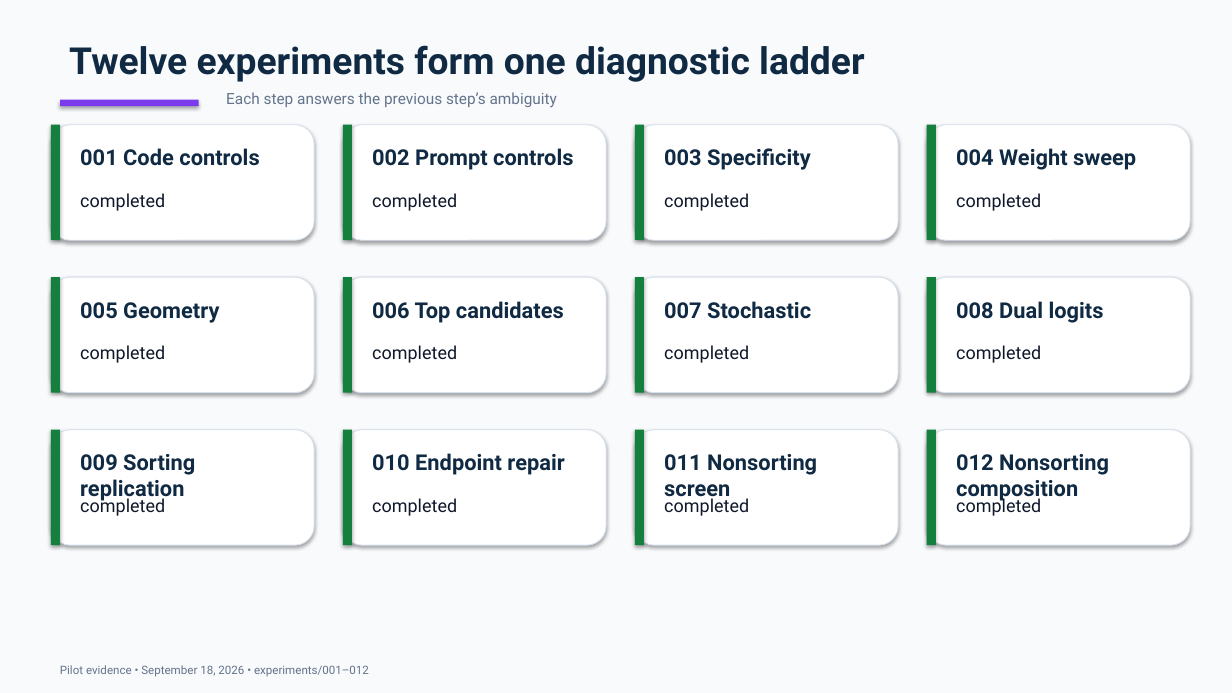
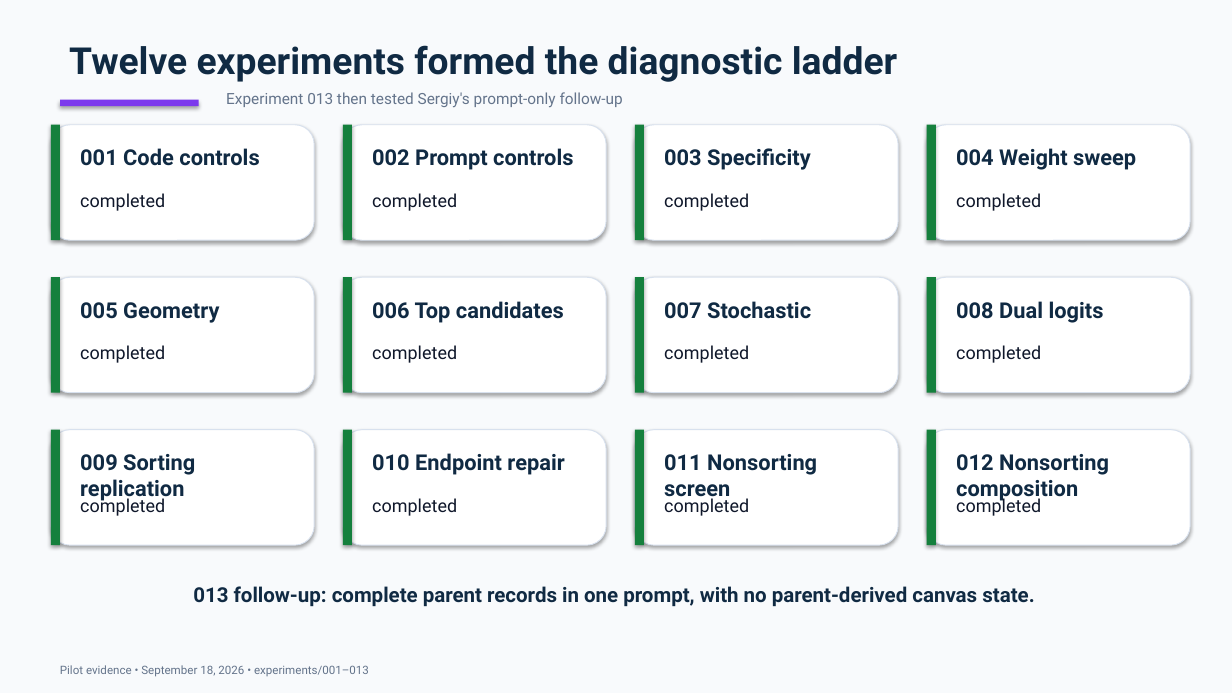
Before and after one commit to akanksha-vishwak/mean-idea, a slide deck: slide 6 of deliverables/presentation.pptx. Drawn at 1232x693 pixels with LibreOffice and Linux fonts; fonts in the diff are those of the drawing. Boxes give left, top, right and bottom in pixels: in the first picture for what was removed or moved away, otherwise in the second. Text is boxed around its words. In the diff, an @@ line names an element or a change of style, - is before the commit and + after.

```diff
--- a/deliverables/presentation.pptx
+++ b/deliverables/presentation.pptx
@@ text at bbox=[69, 45, 897, 82]: text changed @@
-Twelve experiments form one diagnostic ladder
+Twelve experiments formed the diagnostic ladder
@@ text at bbox=[226, 92, 623, 107]: text changed @@
-Each step answers the previous step’s ambiguity
+Experiment 013 then tested Sergiy's prompt-only follow-up
@@ text added at bbox=[193, 586, 1034, 607], 16 pt, text #102A43, bold @@
+013 follow-up: complete parent records in one prompt, with no parent-derived canvas state.
```
Also in this commit, not shown: 5 other slides changed, 1 slide added, 19 other files.
